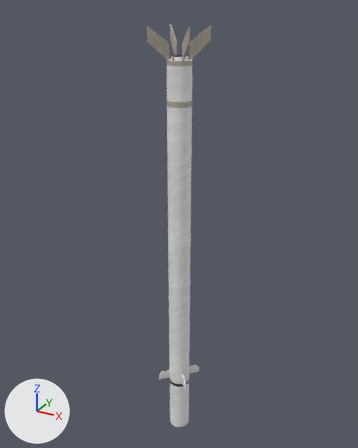
Renders of the Blender file Assets/zFinished/RF-Other/Strela-2.blend from each side of a commit.
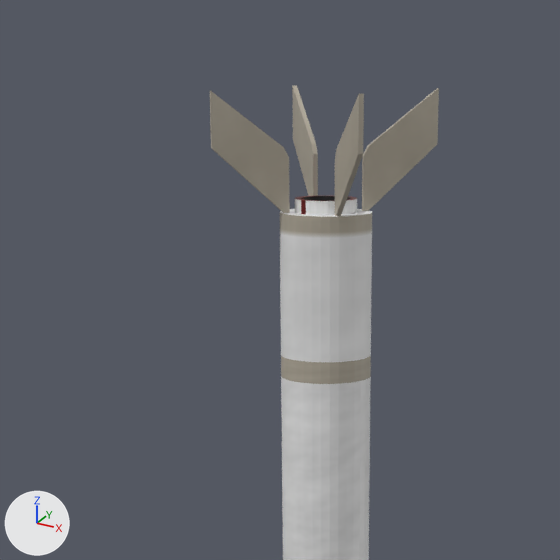
Old and new are each drawn whole from a 50 mm camera at (0.675, -1.23, 0.775) aimed at (-0.022, 0.037, 0.142) and again close up on the part from 25% to 69% of the width and 0% to 35% of the height. The lights are fixed; the arrows at lower left show +X, +Y and +Z.

In view in the first close-up: 'Strela-2'.
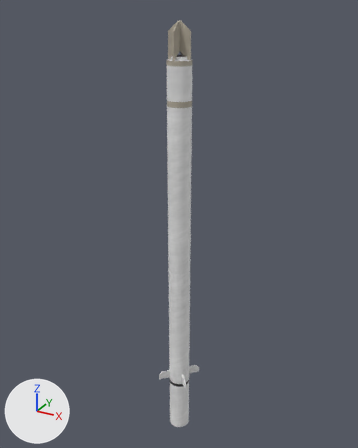
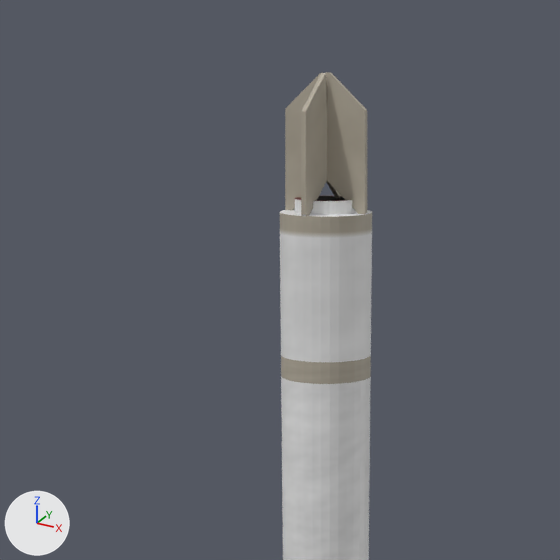
Boxes (x1, y1, x2, y2) around the edits, measured in the close-ups (560 x 560 px):
'Strela-2', reshaped
    before: (210, 85, 439, 560)
    after: (280, 195, 372, 560)
'Strela-2.004', added
    after: (327, 73, 367, 214)
'Strela-2.001', added
    after: (301, 73, 327, 216)
'Strela-2.003', added
    after: (285, 72, 323, 210)
'Strela-2.002', added
    after: (326, 72, 341, 198)
part 1 of me_cylinder_003, deleted
    before: (210, 91, 290, 213)
part 2 of me_cylinder_003, deleted
    before: (335, 94, 364, 216)
part 3 of me_cylinder_003, deleted
    before: (362, 88, 439, 211)
part 4 of me_cylinder_003, deleted
    before: (292, 85, 318, 196)

What changed in the scene script:
```text
Change me_cylinder_003:
    where me_cylinder_003.from_pydata(...)  # 553 vertices, 517 faces; spans x -2.5..2.5, y -2.5..2.5, z -18.6..20.7
    used by ob_strela_2; location = (0.0, 0.0, 0.0); rotation_euler = (0.0, 0.0, 0.785), in degrees (0, 0, 45); scale = (0.0351, 0.0351, 0.0351)
    me_cylinder_003 part 1: the loose piece of 12 vertices spanning x -2.5..-0.8, y -0.1..0.1, z 18.3..20.7 is deleted
    me_cylinder_003 part 2: the loose piece of 12 vertices spanning x -0.1..0.1, y -2.5..-0.8, z 18.3..20.7 is deleted
    me_cylinder_003 part 3: the loose piece of 12 vertices spanning x 0.8..2.5, y -0.1..0.1, z 18.3..20.7 is deleted
    me_cylinder_003 part 4: the loose piece of 12 vertices spanning x -0.1..0.1, y 0.8..2.5, z 18.3..20.7 is deleted
Add me_cylinder_004:
    me_cylinder_004.from_pydata(...)  # 12 vertices, 10 faces; spans x -0.81..0.85, y -0.05..0.05, z -1.21..1.24
    me_cylinder_004.materials.append(mat_strela_2)  # picture img_kh_66_png
Add me_cylinder_002:
    me_cylinder_002.from_pydata(...)  # 12 vertices, 10 faces; spans x -0.85..0.81, y -0.05..0.05, z -1.21..1.24
    me_cylinder_002.materials.append(mat_strela_2)  # picture img_kh_66_png
Add me_cylinder_001:
    me_cylinder_001.from_pydata(...)  # 12 vertices, 10 faces; spans x -0.05..0.05, y -0.81..0.85, z -1.21..1.24
    me_cylinder_001.materials.append(mat_strela_2)  # picture img_kh_66_png
Add me_cylinder_000:
    me_cylinder_000.from_pydata(...)  # 12 vertices, 10 faces; spans x -0.05..0.05, y -0.85..0.81, z -1.21..1.24
    me_cylinder_000.materials.append(mat_strela_2)  # picture img_kh_66_png
Add ob_strela_2_004:
    ob_strela_2_004 = bpy.data.objects.new('Strela-2.004', me_cylinder_004)
    ob_strela_2_004.location = (0.018, 0.0, 0.69)
    ob_strela_2_004.rotation_euler = (0.0, -0.873, 0.0)  # degrees (0, -50, 0)
    ob_strela_2_004.scale = (0.0351, 0.0351, 0.0351)
Add ob_strela_2_003:
    ob_strela_2_003 = bpy.data.objects.new('Strela-2.003', me_cylinder_002)
    ob_strela_2_003.location = (-0.018, 0.0, 0.69)
    ob_strela_2_003.rotation_euler = (0.0, 0.873, 0.0)  # degrees (0, 50, 0)
    ob_strela_2_003.scale = (0.0351, 0.0351, 0.0351)
Add ob_strela_2_002:
    ob_strela_2_002 = bpy.data.objects.new('Strela-2.002', me_cylinder_001)
    ob_strela_2_002.location = (0.0, 0.018, 0.69)
    ob_strela_2_002.rotation_euler = (0.873, 0.0, 0.0)  # degrees (50, 0, 0)
    ob_strela_2_002.scale = (0.0351, 0.0351, 0.0351)
Add ob_strela_2_001:
    ob_strela_2_001 = bpy.data.objects.new('Strela-2.001', me_cylinder_000)
    ob_strela_2_001.location = (0.0, -0.018, 0.69)
    ob_strela_2_001.rotation_euler = (-0.873, 0.0, 0.0)  # degrees (-50, 0, 0)
    ob_strela_2_001.scale = (0.0351, 0.0351, 0.0351)
```
